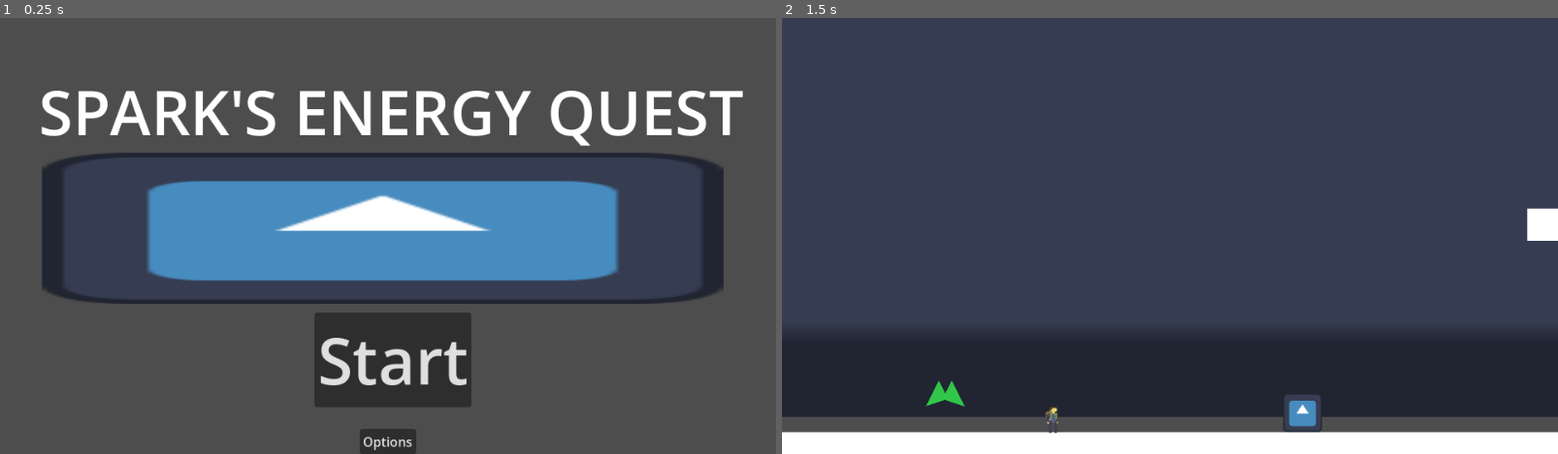
Above: before the commit, frames 1-2 (left to right).
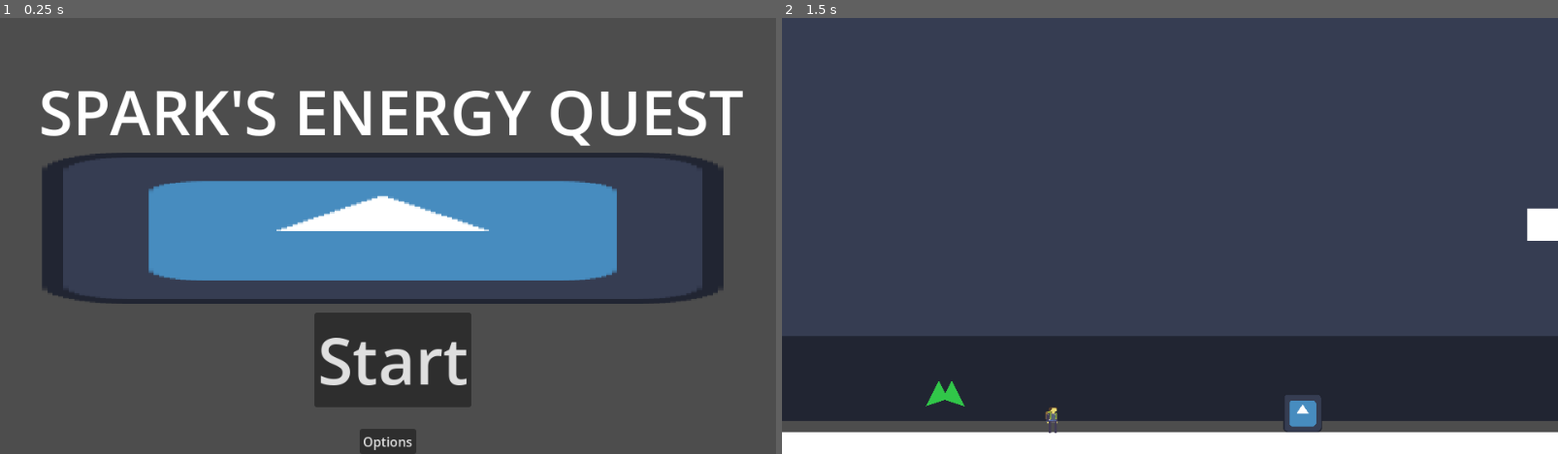
Above: after the commit, the same moments.

Repository: The-Spark-Industries/spark-energy
Game: Godot game, scene res://Master Scenes/titleScreen.tscn
Two runs of this game, one before a commit and one after it. Both use one fixed random seed, a clock stepped at 60 frames per second and the inputs below. The engine's default icon, where the game draws it, is replaced by a stand-in: a white triangle on a blue panel in a dark square.
Inputs:
- Up to frame 1 (0.25 s): no input
- Up to frame 2 (1.5 s): click "Start" at 0.5 s; tap Enter at 1.25 s; hold 2 (inventoryright) from 1.28 s (still down); tap E (interact) at 1.35 s

The runs differ from the first frame. In frame 1, 0.3% of the frame differs, in the area x 19-80%, y 37-60%; in frame 2, 0.9%, in the area x 0-100%, y 88-96%.

Commit message:
MAde it more pixelated

Diff:
--- a/Master Scenes/level1.tscn
+++ b/Master Scenes/level1.tscn
@@ -260,8 +260,8 @@
 
 [node name="Sprite2D" type="Sprite2D" parent="." unique_id=710869245]
 texture_repeat = 2
-position = Vector2(63.000244, -407.99997)
-scale = Vector2(45.625, 26.28125)
+position = Vector2(-202.5, -405.5)
+scale = Vector2(49.77344, 26.320313)
 texture = ExtResource("1_21y3i")
 
 [node name="platform" type="StaticBody2D" parent="." unique_id=1844586003]
--- a/project.godot
+++ b/project.godot
@@ -94,5 +94,6 @@
 
 [rendering]
 
+textures/canvas_textures/default_texture_filter=0
 renderer/rendering_method="gl_compatibility"
 renderer/rendering_method.mobile="gl_compatibility"
